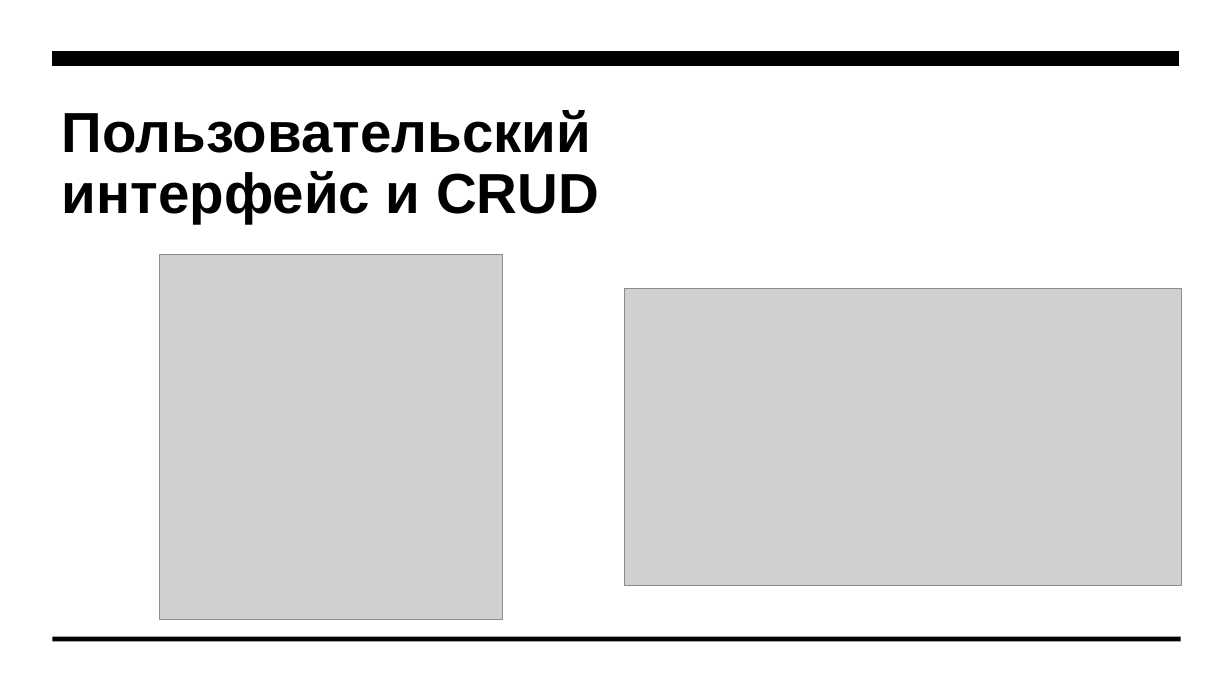
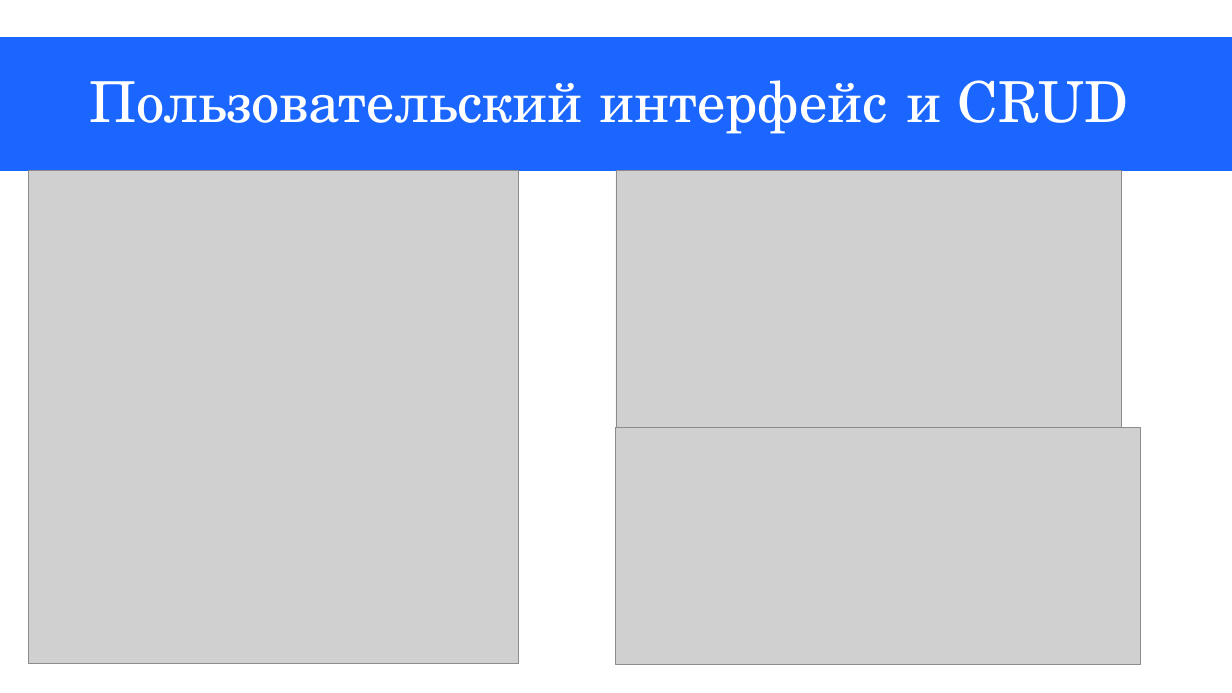
Before and after one commit to BenyDix/Realtor-Agency, a slide deck: slide 6 of docs/Презентация к проекту.odp. Drawn at 1232x693 pixels with LibreOffice and Linux fonts; fonts in the diff are those of the drawing; grey boxes stand for pictures. Boxes give left, top, right and bottom in pixels: in the first picture for what was removed or moved away, otherwise in the second. Text is boxed around its words. In the diff, an @@ line names an element or a change of style, - is before the commit and + after.

```diff
--- a/docs/Презентация к проекту.odp
+++ b/docs/Презентация к проекту.odp
@@ freeform shape removed at [0, 0, 1232, 693] @@
@@ freeform shape added at [0, 37, 1232, 171], fill #1A66FF @@
@@ freeform shape removed at [53, 52, 1180, 67] @@
@@ title "Пользовательский интерфейс и CRUD": place and size @@
-title "Пользовательский интерфейс и CRUD" at [62, 110, 599, 223]
+title "Пользовательский интерфейс и CRUD" at [89, 80, 1128, 134]
@@ title "Пользовательский интерфейс и CRUD" at [89, 80, 1128, 134]: font Arial to TeX Gyre Schola, text colour #000000 to #FFFFFF, bold off; vertical alignment top to middle @@
@@ picture: place and size @@
-picture at [159, 254, 503, 619]
+picture at [29, 171, 518, 664]
@@ picture added at [616, 171, 1122, 441] @@
@@ picture: place and size @@
-picture at [625, 288, 1182, 586]
+picture at [616, 428, 1141, 665]
@@ freeform shape removed at [53, 628, 1180, 632] @@
@@ freeform shape removed at [53, 637, 1181, 641] @@
```
Also in this commit, not shown: 7 other slides changed, 1 slide added, 1 slide removed, 2 other files.
